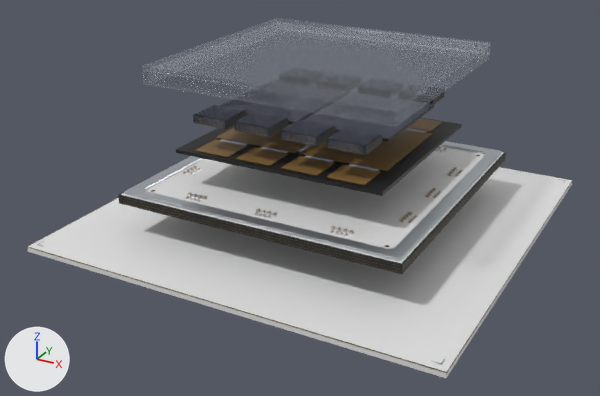
Two versions of the Blender file tools/blender/compute-chip-gb300.blend, one commit apart.
Camera for both pictures: a 50 mm camera at (0.1031, -0.202, 0.1034) aimed at (-0.0028, -0.0095, 0.0072). Lighting does not change. The marker at lower left points along +X, +Y and +Z. The picture after the commit comes second.

Names of what the first picture shows: 'Package stiffener ring', 'REFERENCE_chip-gb300_0000', 'REFERENCE_chip-gb300_0001', 'REFERENCE_chip-gb300_0004', 'REFERENCE_chip-gb300_0014', 'REFERENCE_chip-gb300_0015', 'REFERENCE_chip-gb300_0017', 'REFERENCE_chip-gb300_0018', 'REFERENCE_chip-gb300_0019', 'REFERENCE_chip-gb300_0020', 'REFERENCE_chip-gb300_0025' and 7 more.
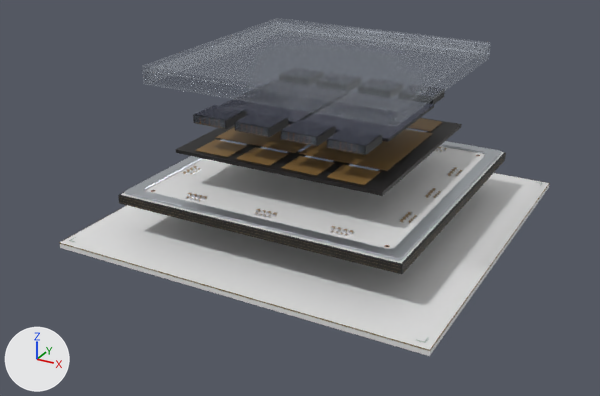
Scene script edits in JSON lines:
```json
{"block": "me_mesh_0_001", "where": "# used by ob_reference_chip_gb300_0000; parent = ob_technical_layout_reference_chip_gb300; location = (0.0, 0.0, -0.0008)"}
{"op": "remove", "block": "me_mesh_0_001", "code": "me_mesh_0_001.from_pydata(...)  # 8 vertices, 12 faces; spans x -0.06..0.06, y -0.06..0.06, z -0.0008..0.0008"}
{"op": "add", "block": "me_mesh_0_001", "code": "me_mesh_0_001.from_pydata(...)  # 8 vertices, 12 faces; spans x -0.054..0.054, y -0.054..0.054, z -0.0008..0.0008"}
{"block": "me_mesh_0_001", "change": "me_mesh_0_001 part 1: the whole mesh is scaled about its middle by (0.9, 0.9, 1)"}
{"block": "me_mesh_20_001", "where": "# used by ob_reference_chip_gb300_0020; parent = ob_technical_layout_reference_chip_gb300; location = (0.0, 0.0, 0.0)"}
{"op": "remove", "block": "me_mesh_20_001", "code": "me_mesh_20_001.from_pydata(...)  # 128 vertices, 192 faces; spans x -0.0601..0.0601, y -0.0601..0.0601, z -0.0002..0.0118"}
{"op": "add", "block": "me_mesh_20_001", "code": "me_mesh_20_001.from_pydata(...)  # 128 vertices, 192 faces; spans x -0.0541..0.0541, y -0.0541..0.0541, z -0.0002..0.0118"}
{"block": "me_mesh_20_001", "change": "me_mesh_20_001 part 2: the loose piece of 8 vertices spanning x -0.0601..-0.0599, y -0.06..0.06, z -0.0002..0.0 is scaled about its middle by (1, 0.9, 1), then moved by (0.006, 0.0, 0.0)"}
{"block": "me_mesh_20_001", "change": "me_mesh_20_001 part 3: the loose piece of 8 vertices spanning x -0.06..0.06, y -0.0601..-0.0599, z -0.0002..0.0 is scaled about its middle by (0.9, 1, 1), then moved by (0.0, 0.006, 0.0)"}
{"block": "me_mesh_20_001", "change": "me_mesh_20_001 part 4: the loose piece of 8 vertices spanning x 0.0599..0.0601, y -0.06..0.06, z -0.0002..0.0 is scaled about its middle by (1, 0.9, 1), then moved by (-0.006, 0.0, 0.0)"}
{"block": "me_mesh_20_001", "change": "other edits to the shape of me_mesh_20_001 do not show in these pictures"}
```

Where the change shows, as pixel boxes [x1, y1, x2, y2] in the pictures (600 x 396 px; the box of a moved part takes in the faces that stretch with it):
```json
{"object": "REFERENCE_chip-gb300_0000", "change": "rescaled", "before": [28, 167, 572, 378], "after": [60, 173, 549, 356], "on screen": "10% narrower, 13% shorter"}
{"object": "REFERENCE_chip-gb300_0020", "change": "reshaped", "before": [27, 154, 573, 373], "after": [59, 154, 550, 351], "on screen": "10% narrower, 10% shorter"}
{"part": 2, "of": "me_mesh_20_001", "change": "moved or reshaped", "before": [27, 199, 116, 247], "after": [59, 205, 127, 243]}
{"part": 3, "of": "me_mesh_20_001", "change": "moved or reshaped", "before": [28, 247, 447, 373], "after": [60, 243, 430, 351]}
{"part": 4, "of": "me_mesh_20_001", "change": "moved or reshaped", "before": [447, 180, 573, 372], "after": [430, 183, 550, 350]}
```
